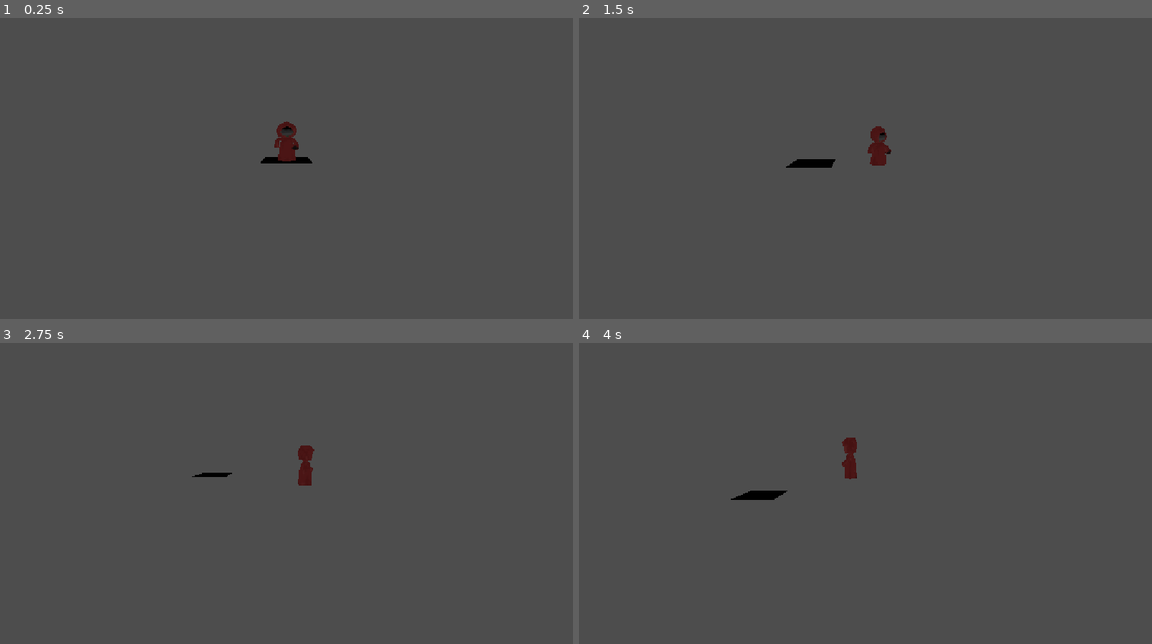
Above: before the commit, frames 1-4 (two rows, left to right).
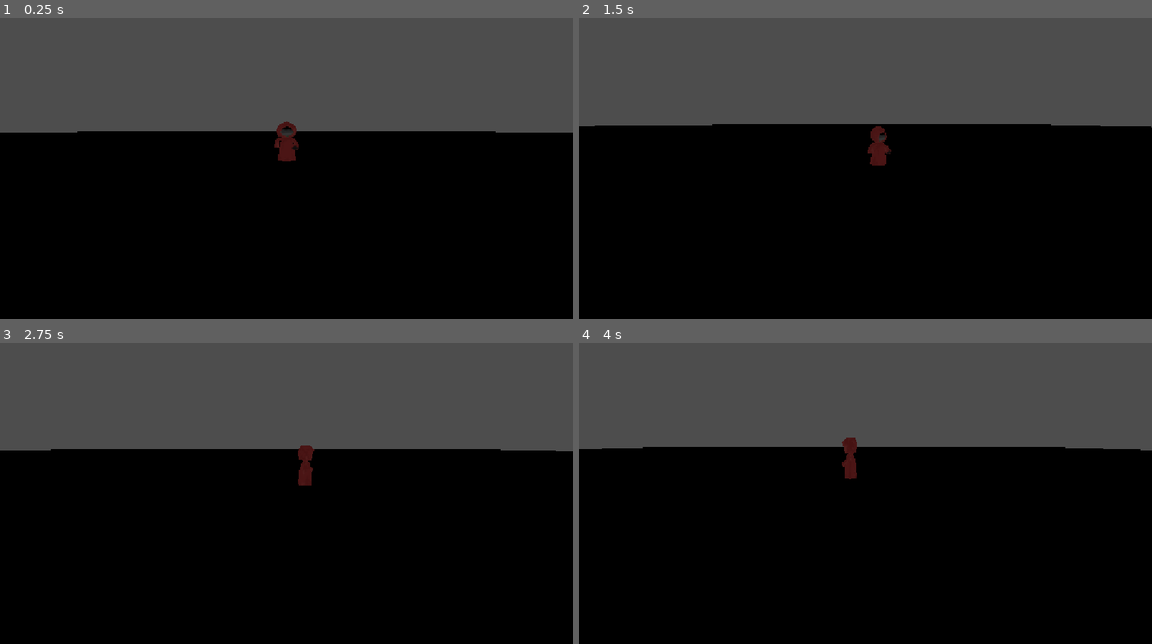
Above: after the commit, the same moments.

Repository: Acul4321/serious-game-jam
Game: Godot game, scene res://scene/main.tscn
Same seed, same stepped clock (60 frames per second), same inputs: the game is played once before the commit and once after it.
Inputs:
- Up to frame 1 (0.25 s): no input
- Up to frame 2 (1.5 s): tap Enter at 0.5 s; hold D (move_right) 0.53-1.28 s; tap Down (camera_down) at 0.6 s; tap Space (jump) at 0.77 s; hold S (move_back) from 1.28 s (still down); tap Left (camera_left) at 1.35 s
- Up to frame 3 (2.75 s): tap Space (jump) at 1.52 s; release S (move_back) at 2.03 s; hold D (move_right) from 2.03 s (still down); tap Right (camera_right) at 2.1 s
- Up to frame 4 (4 s): tap Space (jump) at 2.75, 3.02, 3.77 s; release D (move_right) at 2.78 s; hold W (move_forward) 2.78-3.53 s; tap Up (camera_up) at 2.85 s; hold A (move_left) from 3.53 s (still down); tap Down (camera_down) at 3.6 s

The runs differ from the first frame. In frame 1, 62% of the frame differs, in the area x 0-100%, y 37-100%; in frame 2, 64%; in frame 3, 64%; in frame 4, 65%, in the area x 0-100%, y 34-100%.

Commit message:
updated test scene

Diff:
--- a/serious/project.godot
+++ b/serious/project.godot
@@ -87,6 +87,11 @@
 , Object(InputEventJoypadMotion,"resource_local_to_scene":false,"resource_name":"","device":-1,"axis":4,"axis_value":1.0,"script":null)
 ]
 }
+interact={
+"deadzone": 0.2,
+"events": [Object(InputEventKey,"resource_local_to_scene":false,"resource_name":"","device":-1,"window_id":0,"alt_pressed":false,"shift_pressed":false,"ctrl_pressed":false,"meta_pressed":false,"pressed":false,"keycode":0,"physical_keycode":69,"key_label":0,"unicode":101,"location":0,"echo":false,"script":null)
+]
+}
 
 [physics]
 
--- a/serious/scene/main.tscn
+++ b/serious/scene/main.tscn
@@ -26,7 +26,7 @@
 [node name="world" type="Node3D" parent="." unique_id=249962753]
 
 [node name="floor" type="MeshInstance3D" parent="world" unique_id=932406117]
-transform = Transform3D(1, 0, 0, 0, 1, 0, 0, 0, 1, -0.0022981167, 0.008774877, -0.004206896)
+transform = Transform3D(100, 0, 0, 0, 100, 0, 0, 0, 100, -0.0022981167, 0.008774877, -0.004206896)
 mesh = SubResource("PlaneMesh_1ssea")
 
 [node name="StaticBody3D" type="StaticBody3D" parent="world/floor" unique_id=1083354850]
